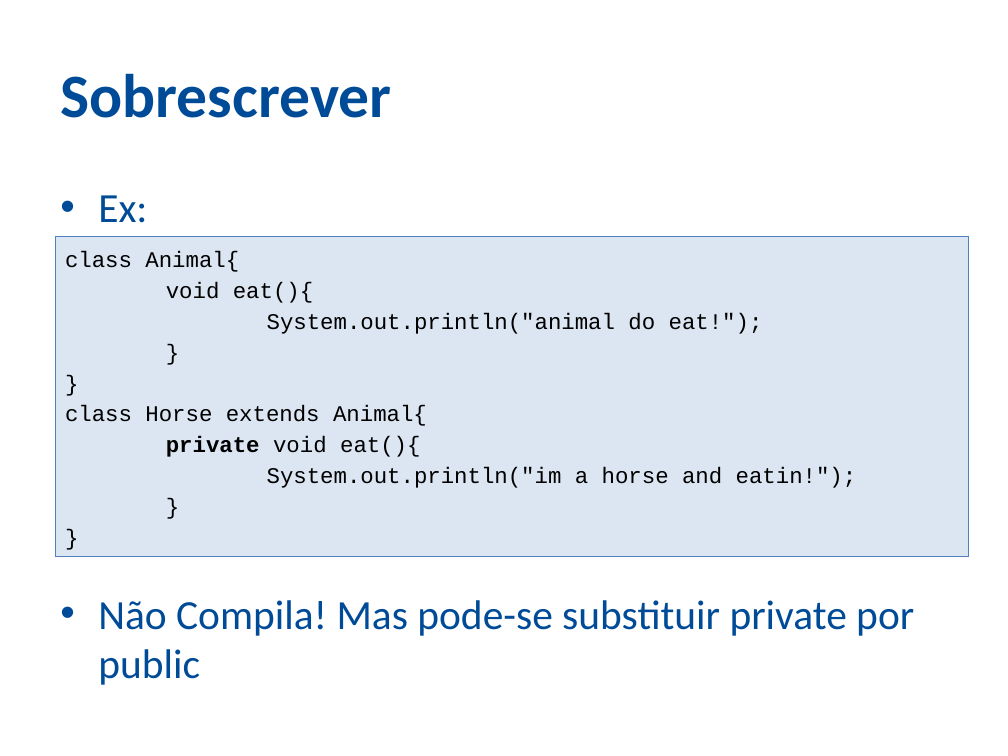
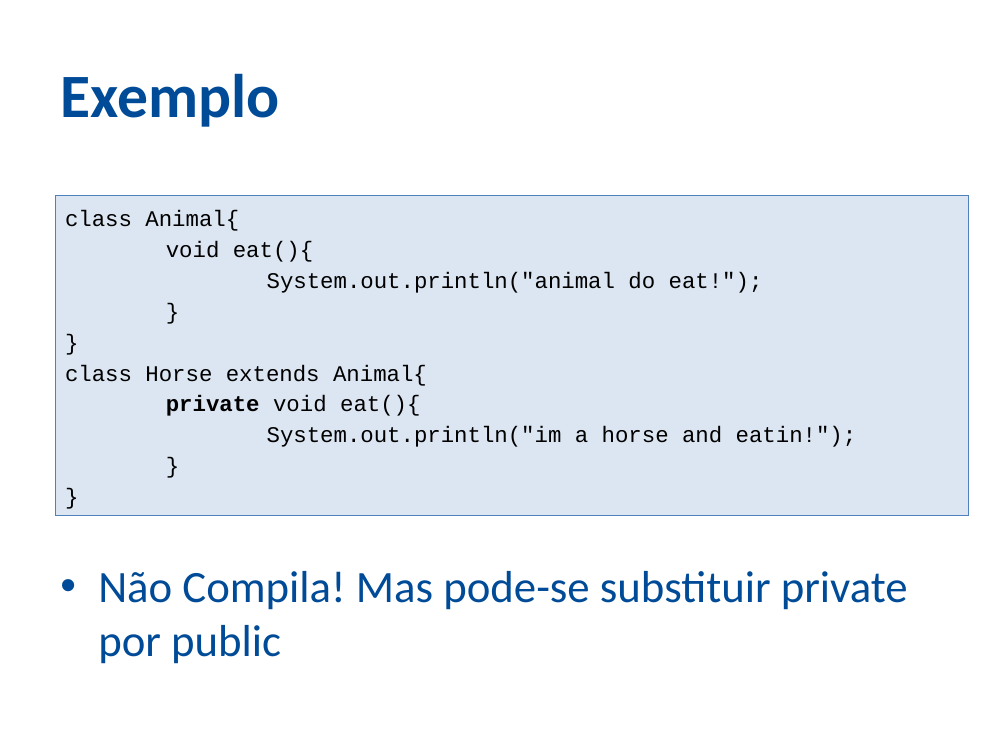
Before and after one commit to ozieljose/java6cert, a slide deck: slide 21 of slides/9-OO.pptx. Drawn at 1008x756 pixels with LibreOffice and Linux fonts; fonts in the diff are those of the drawing; background and template pictures are left out. Boxes give left, top, right and bottom in pixels: in the first picture for what was removed or moved away, otherwise in the second. Text is boxed around its words. In the diff, an @@ line names an element or a change of style, - is before the commit and + after.

```diff
--- a/slides/9-OO.pptx
+++ b/slides/9-OO.pptx
@@ title at (x1=60, y1=73, x2=279, y2=127): text changed @@
-Sobrescrever
+Exemplo
@@ text "Não Compila! Mas pode-se substituir ..." at (x1=98, y1=571, x2=908, y2=664): size 29.6 to 32 pt @@
@@ rectangle "class Animal{" moved from (x1=55, y1=236, x2=969, y2=556) to (x1=55, y1=196, x2=969, y2=516) @@
@@ text at (x1=98, y1=195, x2=147, y2=223): paragraph removed @@
-• Ex:
```
Also in this commit, not shown: 27 other slides changed, 1 slide removed, 4 other files.
